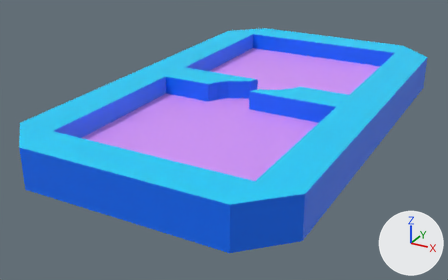
Two versions of the glTF model tables/beyond_classic/table-beyondclassic-01-wCol.glb, one commit apart.
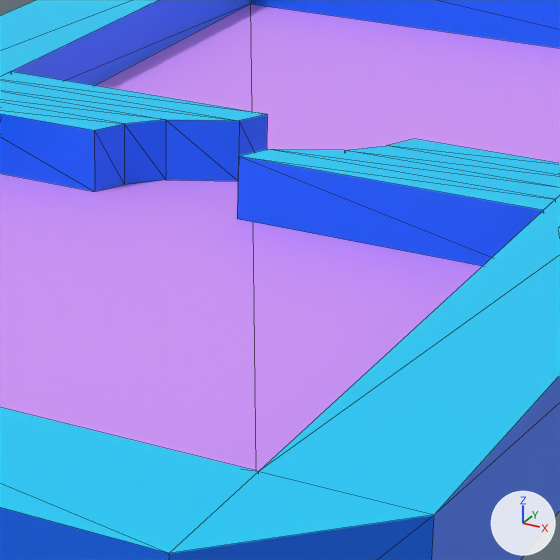
Each version is shown whole from a 50 mm camera at (13.93, -28.62, 12.72) aimed at (-1.01, -1.46, -0.86), then close up on the part from 41% to 76% of the width and 17% to 74% of the height. The lights are fixed; the arrows at lower right show +X, +Y and +Z. The close-ups show mesh edges as thin lines. Objects named as collision shapes, trigger or cutter boxes, shadow casters or lower levels of detail are left out. Where no turn or scale is listed for an object, it has been applied to the vertices. Vertices at the same position are counted once.

In view in the first close-up: 'Table_BeyondClassic'.
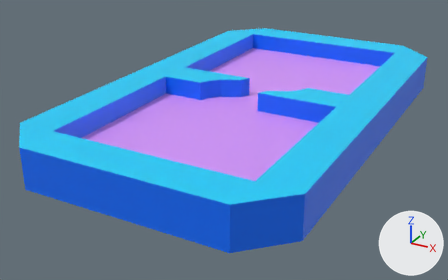
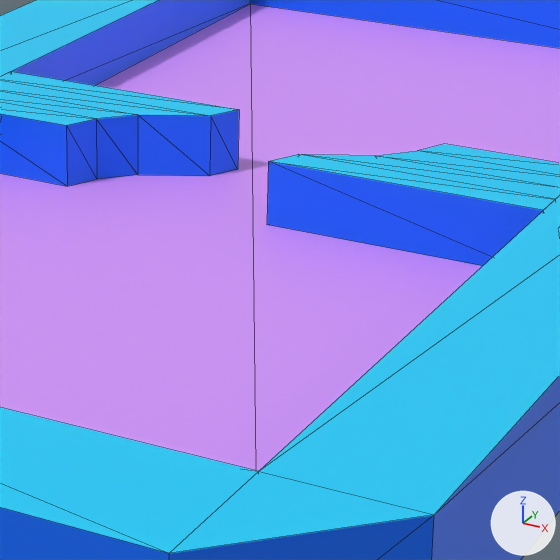
Boxes [x1, y1, x2, y2] around the edits, measured in the close-ups (560 x 560 px; the box of a moved part takes in the faces that stretch with it):
```json
{"part": 1, "of": "me_table", "change": "moved or reshaped", "before": [0, 72, 267, 191], "after": [0, 72, 239, 186]}
{"part": 2, "of": "me_table", "change": "moved or reshaped", "before": [237, 139, 560, 266], "after": [267, 144, 560, 266]}
```

The change, as JSON lines over the scene's bpy script:
```json
{"block": "me_table", "where": "me_table.from_pydata(...)  # 64 vertices, 100 faces; spans x -7.0..7.0, y -12.0..12.0, z 0.0..2.0"}
{"block": "me_table", "where": "# used by ob_table_beyondclassic; location = (0.0, 0.0, 0.0)"}
{"block": "me_table", "change": "me_table part 1: all 10 vertices in x -2.2..-0.2, y -1.0..1.0, z 1.0..2.0 are moved by (-0.5, 0.0, 0.0)"}
{"block": "me_table", "change": "me_table part 2: all 10 vertices in x 0.2..2.2, y -1.0..1.0, z 1.0..2.0 are moved by (0.5, 0.0, 0.0)"}
```
